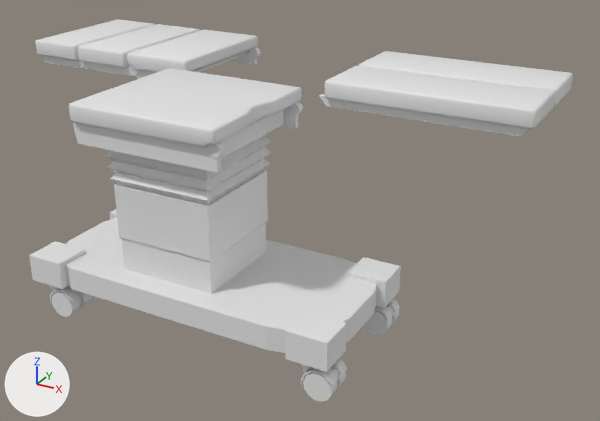
The FBX model FleshBois/Assets/Art_Assets/Meshes/SM_OperationTable.fbx, before and after one commit.
Camera for both pictures: a 50 mm camera at (1.62, -2.23, 1.63) aimed at (0.18, 0.39, 0.32). The lights are fixed; the arrows at lower left show +X, +Y and +Z. Where no turn or scale is listed for an object, it has been applied to the vertices.

Names of what the first picture shows: 'CasterWheel01', 'CasterWheel02', 'CasterWheel03', 'Op_Table-Leg1', 'Op_Table-Leg2', 'Op_Table-Main', 'Op_Table-Torso1', 'Op_Table-Torso2', 'Op_Table-Torso3'.
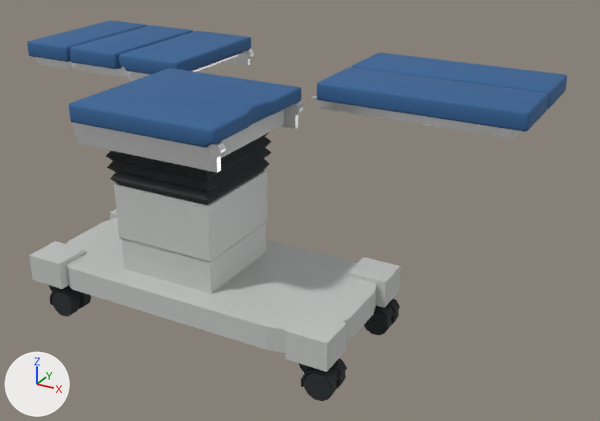
The change, as a list of edits to the scene's bpy script:
```text
Add mat_m_textureatlas:
    mat_m_textureatlas = bpy.data.materials.new('M_TextureAtlas')
    # uses the picture img_textureatlas_diffuse_png
    # uses the picture img_textureatlas_metalic_jpg
    # uses the picture img_textureatlas_roughness_jpg
Change me_mesh_004:
    where me_mesh_004.from_pydata(...)  # 80 vertices, 69 faces; spans x -0.24..-0.003, y -0.275..0.275, z -0.021..0.08
    me_mesh_004 part 7: texture (UV) coordinates of 69 of 69 faces, centred in x -0.24..-0.009, y -0.275..0.275, z -0.021..0.08, changed; they spanned u -0.05..1.0, v 0.0..1.0 and now span u 0.01..0.86, v 0.88..0.96
    add me_mesh_004.materials.append(mat_m_textureatlas)
Change me_mesh_007:
    remove me_mesh_007.from_pydata(...)  # 192 vertices, 330 faces; spans x -0.024..0.12, y -0.053..0.055, z -0.14..0.019
    add me_mesh_007.from_pydata(...)  # 240 vertices, 426 faces; spans x -0.024..0.12, y -0.053..0.055, z -0.14..0.019
    me_mesh_007 part 1: 32 vertices moved from x 0.016..0.117, y -0.053..0.055, z -0.14..-0.038 to x 0.018..0.115, y -0.053..0.017, z -0.14..-0.041; 16 vertices removed from x 0.016..0.115, y -0.053..0.055, z -0.14..-0.038; 64 vertices added at x 0.016..0.117, y -0.053..0.055, z -0.14..-0.038
    me_mesh_007 part 2: 268 faces spanning x -0.024..0.12, y -0.053..0.055, z -0.14..0.019 switch from no material to mat_m_textureatlas
Change me_mesh_001:
    where me_mesh_001.from_pydata(...)  # 88 vertices, 72 faces; spans x -0.002..0.793, y -0.133..0.133, z -0.026..0.075
    add me_mesh_001.materials.append(mat_m_textureatlas)
Change me_mesh_005:
    remove me_mesh_005.from_pydata(...)  # 192 vertices, 330 faces; spans x -0.024..0.12, y -0.053..0.055, z -0.14..0.019
    add me_mesh_005.from_pydata(...)  # 240 vertices, 426 faces; spans x -0.024..0.12, y -0.053..0.055, z -0.14..0.019
    me_mesh_005 part 8: 32 vertices moved from x 0.016..0.117, y -0.053..0.055, z -0.14..-0.038 to x 0.018..0.115, y -0.053..0.017, z -0.14..-0.041; 16 vertices removed from x 0.016..0.115, y -0.053..0.055, z -0.14..-0.038; 64 vertices added at x 0.016..0.117, y -0.053..0.055, z -0.14..-0.038
    me_mesh_005 part 9: 268 faces spanning x -0.024..0.12, y -0.053..0.055, z -0.14..0.019 switch from no material to mat_m_textureatlas
Change me_mesh:
    where me_mesh.from_pydata(...)  # 88 vertices, 72 faces; spans x -0.002..0.793, y -0.133..0.133, z -0.026..0.075
    me_mesh part 3: texture (UV) coordinates of 72 of 72 faces, centred in x 0.014..0.793, y -0.133..0.133, z -0.026..0.075, changed; they spanned u 0.0..1.0, v 0.0..1.0 and now span u 0.01..0.86, v 0.88..0.96
    add me_mesh.materials.append(mat_m_textureatlas)
Change me_mesh_006:
    remove me_mesh_006.from_pydata(...)  # 192 vertices, 330 faces; spans x -0.024..0.12, y -0.053..0.055, z -0.14..0.019
    add me_mesh_006.from_pydata(...)  # 240 vertices, 426 faces; spans x -0.024..0.12, y -0.053..0.055, z -0.14..0.019
    me_mesh_006 part 4: 32 vertices moved from x 0.016..0.117, y -0.053..0.055, z -0.14..-0.038 to x 0.018..0.115, y -0.053..0.017, z -0.14..-0.041; 16 vertices removed from x 0.016..0.115, y -0.053..0.055, z -0.14..-0.038; 64 vertices added at x 0.016..0.117, y -0.053..0.055, z -0.14..-0.038
    me_mesh_006 part 5: 268 faces spanning x -0.024..0.12, y -0.053..0.055, z -0.14..0.019 switch from no material to mat_m_textureatlas
Change me_mesh_009:
    where me_mesh_009.from_pydata(...)  # 630 vertices, 631 faces; spans x -0.587..0.653, y -0.291..0.291, z 0.064..0.853
    me_mesh_009 part 6: texture (UV) coordinates of 631 of 631 faces, centred in x -0.587..0.653, y -0.291..0.291, z 0.099..0.853, changed; they spanned u -0.03..1.0, v 0.0..1.0 and now span u 0.0..0.87, v 0.89..1.0
    add me_mesh_009.materials.append(mat_m_textureatlas)
Change me_mesh_002:
    where me_mesh_002.from_pydata(...)  # 864 vertices, 835 faces; spans x -0.299..0.023, y -0.275..0.275, z -0.048..0.075
    add me_mesh_002.materials.append(mat_m_textureatlas)
Change me_mesh_003:
    where me_mesh_003.from_pydata(...)  # 456 vertices, 431 faces; spans x -0.299..-0.001, y -0.275..0.275, z -0.027..0.075
    me_mesh_003 part 10: texture (UV) coordinates of 431 of 431 faces, centred in x -0.298..-0.011, y -0.275..0.275, z -0.027..0.075, changed; they spanned u -0.03..1.0, v 0.0..1.0 and now span u 0.01..0.86, v 0.88..0.96
    add me_mesh_003.materials.append(mat_m_textureatlas)
Change ob_op_table_torso3:
    ob_op_table_torso3.location: (-0.893, 0.661, 0.772) -> (-0.906, 0.625, 0.772)
Change ob_op_table_leg2:
    ob_op_table_leg2.location: (0.255, 0.803, 0.777) -> (0.242, 0.767, 0.777)
Change ob_op_table_leg1:
    ob_op_table_leg1.location: (0.255, 0.519, 0.777) -> (0.242, 0.483, 0.777)
Change ob_op_table_torso1:
    ob_op_table_torso1.location: (-0.334, 0.661, 0.778) -> (-0.347, 0.625, 0.778)
Change ob_op_table_torso2:
    ob_op_table_torso2.location: (-0.61, 0.661, 0.778) -> (-0.623, 0.625, 0.778)
```

Where the change shows, as pixel boxes [x1, y1, x2, y2] in the pictures (600 x 421 px; the box of a moved part takes in the faces that stretch with it):
'Op_Table-Main', recoloured, surface changed (white to grey)
    both: [29, 68, 401, 372]
'Op_Table-Leg1', recoloured, surface changed, moved (white to blue)
    before: [319, 66, 555, 136]
    after: [311, 67, 549, 139]
'Op_Table-Leg2', recoloured, moved (white to blue)
    before: [358, 51, 573, 107]
    after: [351, 52, 567, 109]
'Op_Table-Torso1', recoloured, moved (white to blue)
    before: [127, 30, 261, 79]
    after: [119, 31, 254, 82]
'Op_Table-Torso2', recoloured, surface changed, moved (white to blue)
    before: [78, 24, 200, 76]
    after: [70, 25, 193, 77]
'Op_Table-Torso3', recoloured, surface changed, moved (white to blue)
    before: [36, 19, 154, 68]
    after: [27, 20, 147, 69]
'CasterWheel01', reshaped
    before: [299, 358, 347, 402]
    after: [299, 358, 347, 401]
'CasterWheel03', reshaped
    before: [49, 285, 92, 317]
    after: [49, 285, 91, 317]
'CasterWheel02', reshaped
    before: [363, 298, 400, 336]
    after: [364, 298, 400, 335]
part 1 of me_mesh_007, moved or reshaped
    before: [51, 292, 92, 317]
    after: [52, 292, 91, 317]
part 2 of me_mesh_007, recoloured (grey to black)
    both: [49, 285, 85, 305]
part 4 of me_mesh_006, moved or reshaped
    before: [363, 309, 399, 336]
    after: [364, 310, 399, 335]
part 5 of me_mesh_006, recoloured (grey to black)
    both: [375, 298, 400, 320]
part 8 of me_mesh_005, moved or reshaped
    before: [303, 370, 346, 402]
    after: [304, 371, 346, 401]
part 9 of me_mesh_005, recoloured (grey to black)
    both: [299, 358, 347, 387]
